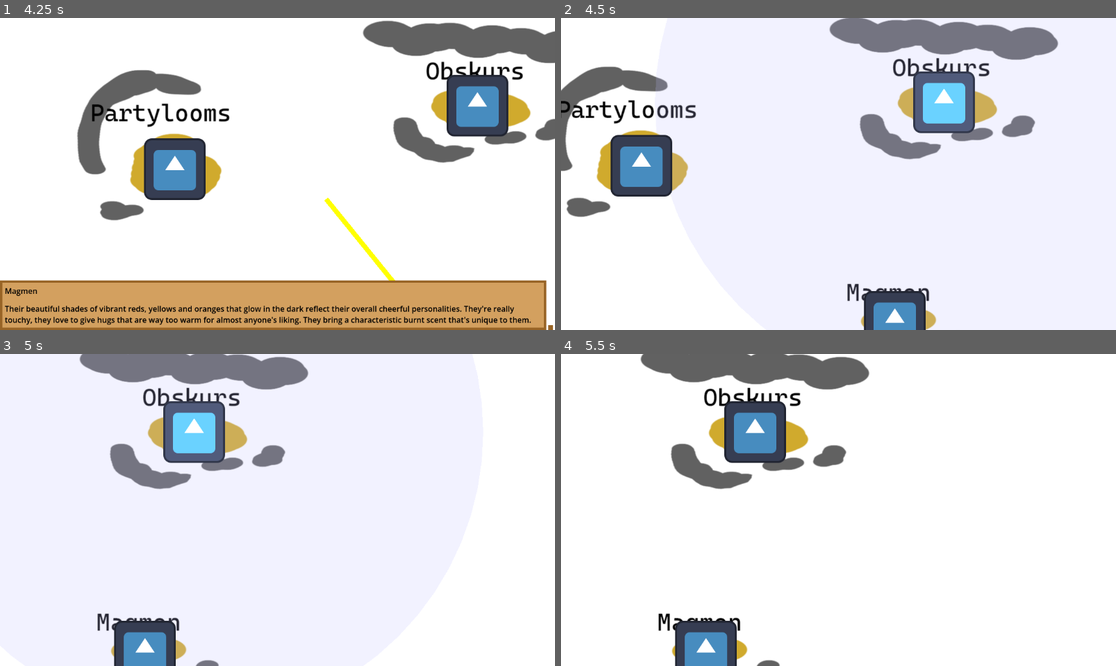
Above: before the commit, frames 1-4 (two rows, left to right).
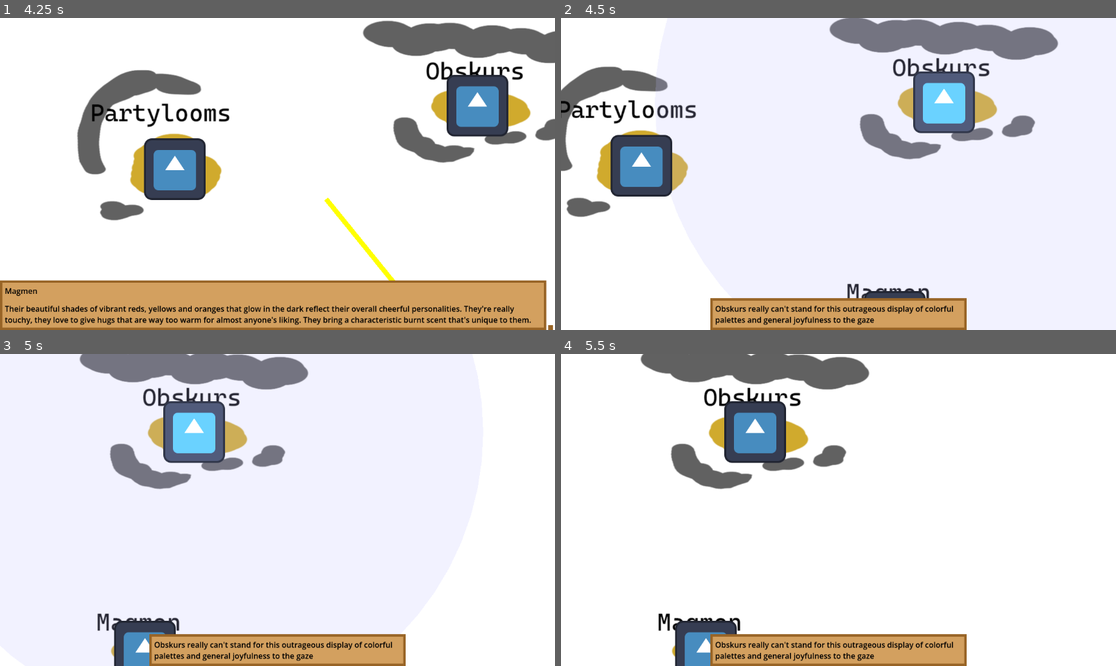
Above: after the commit, the same moments.

Repository: MaddestOfLads/jam-for-a-cause-team-stick-bug-game
Game: Godot game, scene res://Scene/map.tscn
Same seed, same stepped clock (60 frames per second), same inputs: the game is played once before the commit and once after it. The engine's default icon, where the game draws it, is replaced by a stand-in: a white triangle on a blue panel in a dark square.
Inputs (mouse positions are in pixels of both pictures, inside the frame that each line leads up to):
- Up to frame 1 (4.25 s): tap Enter at 0.5, 2, 3.5 s; drag from (233, 127) to (549, 108) at 0.52 s; tap Space at 1.25, 2.75 s; drag from (111, 255) to (310, 21) at 1.27 s; move the mouse to (316, 276) at 2.02 s; press the mouse at (316, 276) at 2.03 s; release the mouse at (316, 276) at 2.75 s; drag from (249, 236) to (111, 127) at 2.77 s; drag from (427, 323) to (305, 174) at 3.52 s
- Up to frame 2 (4.5 s): tap Space at 4.25 s; drag from (1038, 105) to (755, 96) at 4.27 s
- Up to frame 3 (5 s): no input
- Up to frame 4 (5.5 s): move the mouse to (866, 510) at 5.02 s; press the mouse at (866, 510) at 5.03 s

Frame 1 is identical in both runs. In frame 2, 4.7% of the frame differs, in the area x 26-74%, y 89-100%; in frame 3, 4.7%; in frame 4, 4.7%.

Commit message:
Hooked up bridge attempt popup dialogue to popup UI, get_bridge_result

Diff:
--- a/Script/map.gd
+++ b/Script/map.gd
@@ -110,7 +110,8 @@
 		pass
 	else:
 		var attempt_result = _drawn_bridge.try_build_bridge(_hovered_entity)
-		# TODO: Display UI popup for result
+		ui.show_popup(attempt_result.popup_dialogue)
+		print("%s: %s" % [attempt_result.successful, attempt_result.popup_dialogue])
 
 	_drawn_bridge = null
 	_drag_start_entity = null
--- a/Script/race_db.gd
+++ b/Script/race_db.gd
@@ -85,13 +85,15 @@
 
 
 var _island_data_variant: Variant = null
-var _valid_tags: Dictionary
+var _tags_and_popups: Dictionary
+var _failure_messages: Dictionary
 
 
 func _ready() -> void:
 	_island_data_variant = _ISLAND_DATA_JSON.data
-	_valid_tags = _island_data_variant[_TAGS_AND_POPUPS] as Dictionary
-	_valid_tags.merge(_island_data_variant[_SPECIAL_TAGS] as Dictionary, true)
+
+	_tags_and_popups = _island_data_variant[_TAGS_AND_POPUPS] as Dictionary
+	_tags_and_popups.merge(_island_data_variant[_SPECIAL_TAGS] as Dictionary, true)
 	validate_tags()
 
 func get_race_name_as_text(race: Races) -> String:
@@ -113,12 +115,8 @@
 
 		# Validate tags
 		for tag in tags:
-			if tag not in _valid_tags:
+			if tag not in _tags_and_popups:
 				assert(tag == "", "Tag '%s' is not a valid tag" % tag)
-
-	for tag in _valid_tags:
-		if tag not in _valid_tags:
-			assert(tag == "", "Tag '%s' is not a valid tag" % tag)
 
 func get_bridge_result(race_1 : Races, race_2 : Races) -> BridgeResult:
 	# 1. check for needed connections:
@@ -135,11 +133,13 @@
 
 	for tag in expressed_tags_1:
 		if tag in incompatible_tags_2:
-			return BridgeResult.new(false, false, "") # TODO: add interaction text and replace race names
+			var popup = _tags_and_popups[tag]
+			return BridgeResult.new(false, false, replace_race_names(popup, race_1, race_2))
 
 	for tag in expressed_tags_2:
 		if tag in incompatible_tags_1:
-			return BridgeResult.new(false, false, "") # TODO: add interaction text and replace race names
+			var popup = _tags_and_popups[tag]
+			return BridgeResult.new(false, false, replace_race_names(popup, race_2, race_1))
 
 	# 3. fallback to positive connection with no description
 	return BridgeResult.new(true, false, "")
